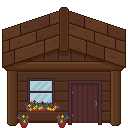
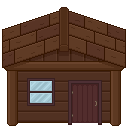
The second 128 x 128 image is a revision of the first. Changes to its layers:
hid "flowe" over bbox(17, 100, 69, 128)
